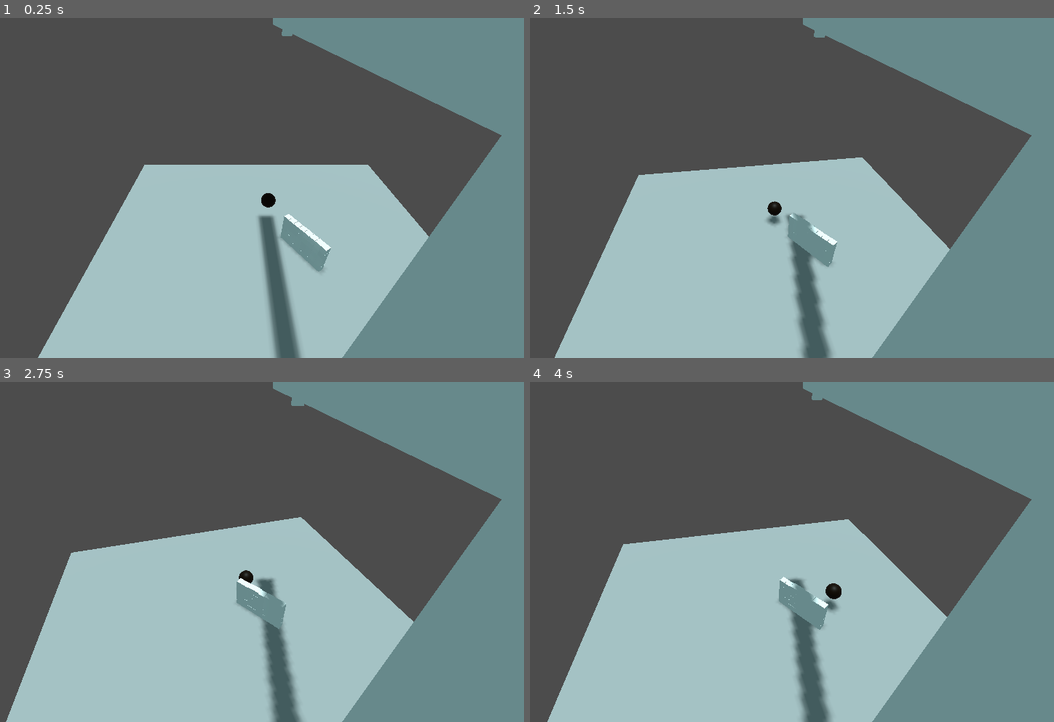
Above: before the commit, frames 1-4 (two rows, left to right).
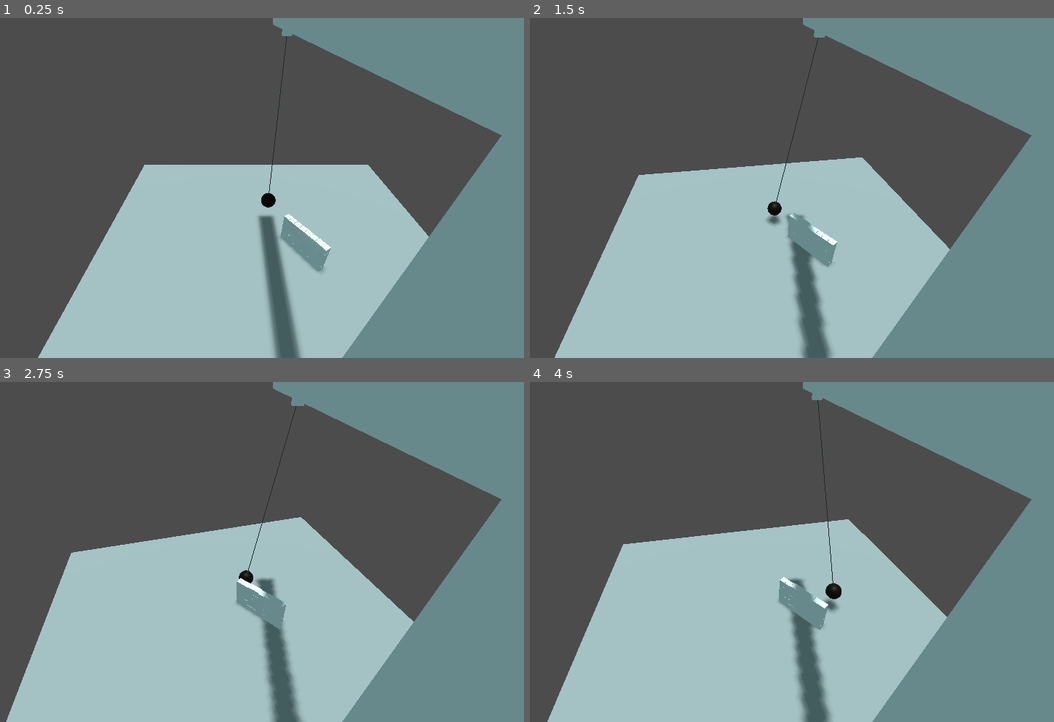
Above: after the commit, the same moments.

Repository: Aroweeri/Get-Rekt
Game: Godot game, scene res://main.tscn
Same seed, same stepped clock (60 frames per second), same inputs: the game is played once before the commit and once after it.
Inputs:
- Up to frame 1 (0.25 s): no input
- Up to frame 2 (1.5 s): hold Right (ui_right) 0.53-1.28 s; hold Down (ui_down) from 1.28 s (still down)
- Up to frame 3 (2.75 s): release Down (ui_down) at 2.03 s; hold Right (ui_right) from 2.03 s (still down)
- Up to frame 4 (4 s): release Right (ui_right) at 2.78 s; hold Up (ui_up) 2.78-3.53 s; hold Left (ui_left) from 3.53 s (still down)

The runs differ from the first frame. In frame 1, less than 0.1% of the frame differs, in the area x 51-55%, y 5-52%; in frame 2, less than 0.1%; in frame 3, less than 0.1%; in frame 4, less than 0.1%, in the area x 54-58%, y 5-60%.

Commit message:
Add 2d line drawn from ball to chain anchor.

Diff:
--- a/crane.gd
+++ b/crane.gd
@@ -27,3 +27,15 @@
 		limit = node.get_param(SliderJoint.PARAM_LINEAR_LIMIT_LOWER);
 		if(limit > -1):
 			node.set_param(SliderJoint.PARAM_LINEAR_LIMIT_LOWER, limit - ball_vertical_speed);
+
+func _process(delta):
+
+	#draw line from chain anchor to ball
+	var ballPos = get_node("ball").global_transform.origin;
+	var anchorPos = get_node("crane_origin/chain_anchor").global_transform.origin;
+	var chain = get_node("chain");
+	chain.clear();
+	chain.begin(Mesh.PRIMITIVE_LINES);
+	chain.add_vertex(ballPos);
+	chain.add_vertex(anchorPos);
+	chain.end();
--- a/crane.tscn
+++ b/crane.tscn
@@ -25,6 +25,9 @@
 [sub_resource type="SphereShape" id=8]
 
 [sub_resource type="SphereShape" id=9]
+
+[sub_resource type="SpatialMaterial" id=10]
+albedo_color = Color( 0.337255, 0.337255, 0.337255, 1 )
 
 [node name="crane" type="Spatial"]
 script = ExtResource( 2 )
@@ -103,3 +106,6 @@
 nodes/node_a = NodePath("../../ball")
 nodes/node_b = NodePath("..")
 linear_limit/upper_distance = 9.0
+
+[node name="chain" type="ImmediateGeometry" parent="."]
+material_override = SubResource( 10 )
--- a/main.tscn
+++ b/main.tscn
@@ -38,3 +38,5 @@
 transform = Transform( 0.829915, 0, 0.55789, 0, 1, 0, -0.55789, 0, 0.829915, 0.373429, 0.114076, 1.94148 )
 
 [node name="crane" parent="." instance=ExtResource( 1 )]
+
+[node name="Node" type="Node" parent="."]
Not shown: 1 places in crane.tscn that only renumber resources
